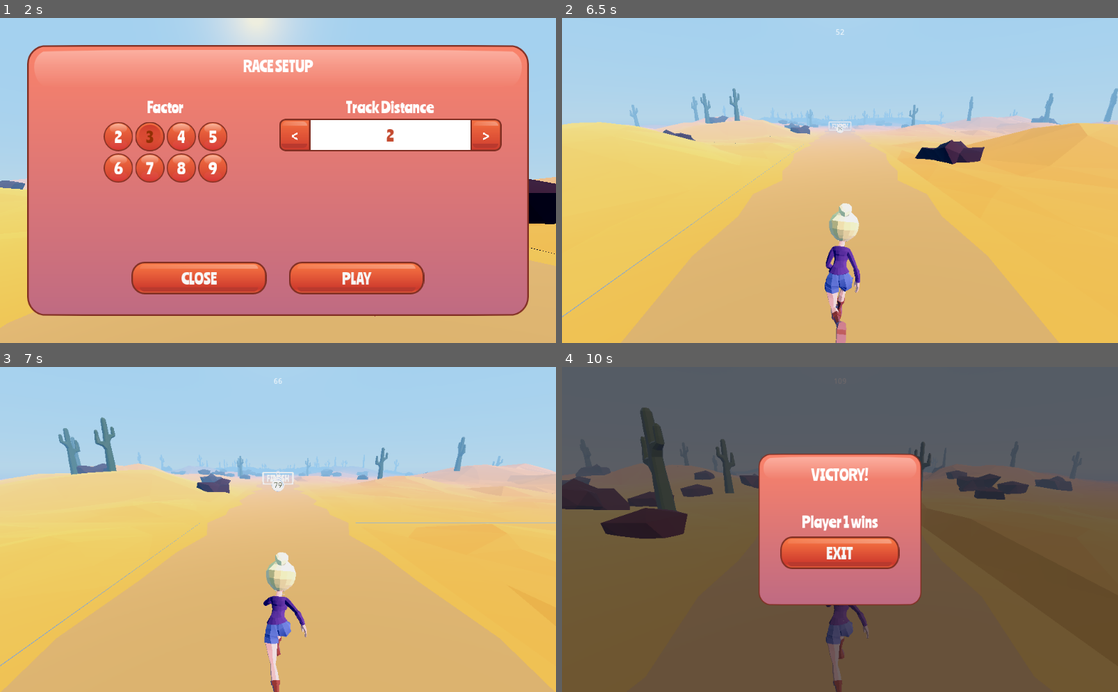
Above: before the commit, frames 1-4 (two rows, left to right).
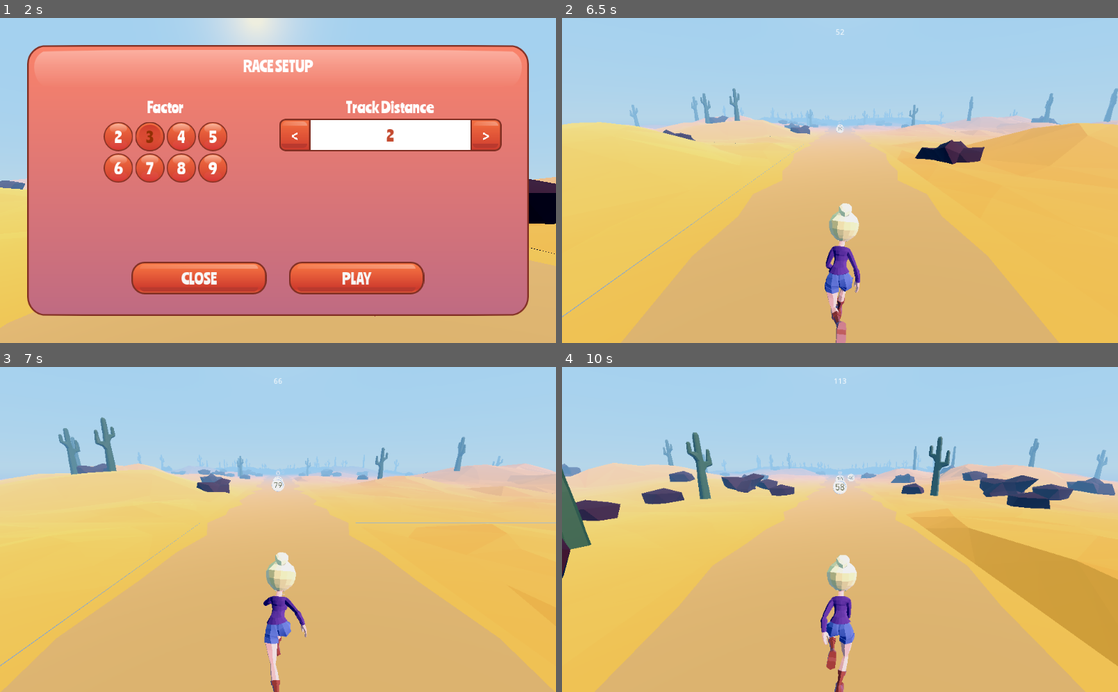
Above: after the commit, the same moments.

Repository: rans0000/math-runner
Game: Godot game, scene res://ui/MainMenu/HomeScreen.tscn
Same seed, same stepped clock (60 frames per second), same inputs: the game is played once before the commit and once after it.
Inputs:
- Up to frame 1 (2 s): click "1 PLAYER" at 0.5 s; click "1 PLAYER" at 1.25 s
- Up to frame 2 (6.5 s): click "PLAY" at 2 s
- Up to frame 3 (7 s): no input
- Up to frame 4 (10 s): no input

Frame 1 is identical in both runs. In frame 2, less than 0.1% of the frame differs, in the area x 47-53%, y 31-35%; in frame 3, less than 0.1%; in frame 4, 100%, in the area x 0-100%, y 0-100%.

Commit message:
cleanup code

Diff:
--- a/Environment/World/World.gd
+++ b/Environment/World/World.gd
@@ -27,12 +27,12 @@
 
 
 func reset_game():
+	#Global.distance = 0.1
+	get_tree().paused = false
+	finish_line_created = false
 	pause_menu.visible = false
 	victory_menu.visible = false
-	get_tree().paused = false
 	winning_player = ""
-	finish_line_created = false
-	Global.distance = 0.1
 	pass
 
 
@@ -60,6 +60,8 @@
 		viewport.handle_input_locally = true
 		viewport.render_target_update_mode = 0
 		viewport.gui_disable_input = true
+		if i == 1:
+			set_player_material(player)
 		h_box.add_child(vw_container)
 		h_box.move_child(vw_container, 0)
 	pass
@@ -104,3 +106,16 @@
 		pass
 	winning_player = String(player_id + 1)
 	victory_menu.open_victory_dialog(player_id)
+
+
+
+func set_player_material(player):
+#	var model = player.get_node("PlayerSpatial/PlayerModel/Armature/Skeleton/Girl")
+#	var overcoat = player.get_node("PlayerSpatial/PlayerModel/Armature/Skeleton/Overcoat")
+#	var model_mat = SpatialMaterial.new()
+#	var overcoat_mat = SpatialMaterial.new()
+#	model_mat.albedo_color = Color("#4F2A20")
+#	overcoat_mat.albedo_color = Color("#BD3D64")
+#	model.set_material_override(7, model_mat)
+#	overcoat.set_material_override(0, overcoat_mat)
+	pass
--- a/Player/Player.gd
+++ b/Player/Player.gd
@@ -32,6 +32,7 @@
 onready var left_feeler = $LeftFeeler
 onready var right_feeler = $RightFeeler
 onready var speed_timer = $SpeedTimer
+#onready var tt = $PlayerSpatial/PlayerModel/Armature/Skeleton/Overcoat
 
 
 
